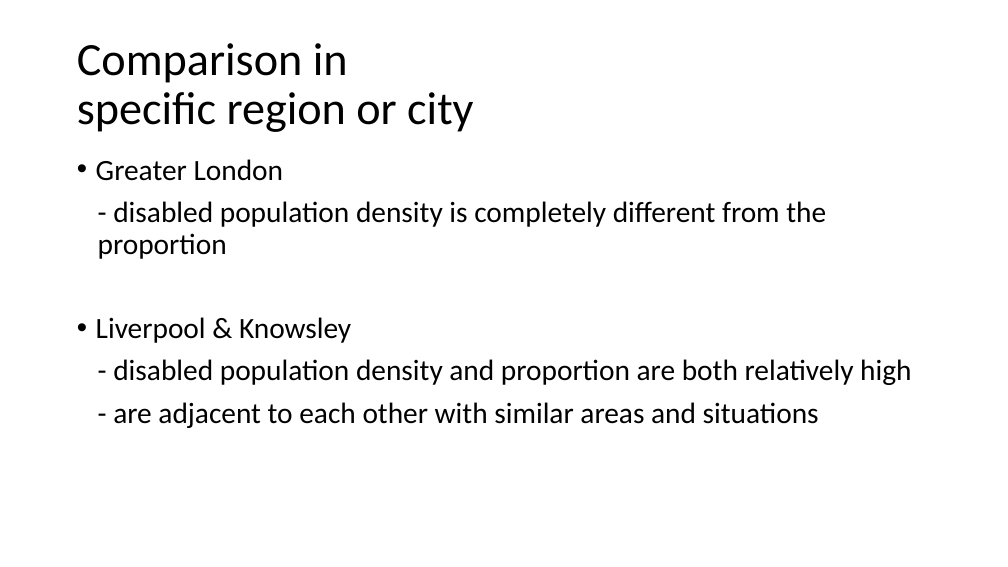
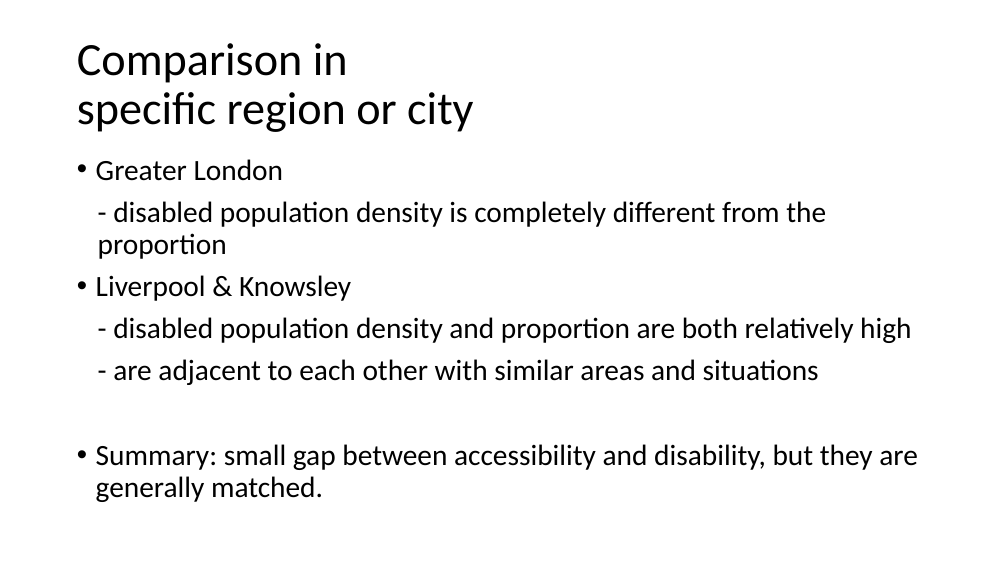
Before and after one commit to disabled-accessible-city/disabled-accessible-city.github.io, a slide deck: slide 7 of presentation/Presentation - Gap between A&D in GB.pptx. Drawn at 1008x567 pixels with LibreOffice and Linux fonts; fonts in the diff are those of the drawing. Boxes give left, top, right and bottom in pixels: in the first picture for what was removed or moved away, otherwise in the second. Text is boxed around its words. In the diff, an @@ line names an element or a change of style, - is before the commit and + after.

```diff
--- a/presentation/Presentation - Gap between A&D in GB.pptx
+++ b/presentation/Presentation - Gap between A&D in GB.pptx
@@ text at (x1=96, y1=444, x2=918, y2=502): paragraph added @@
+• Summary: small gap between accessibility and disability, but they are generally matched.
```
